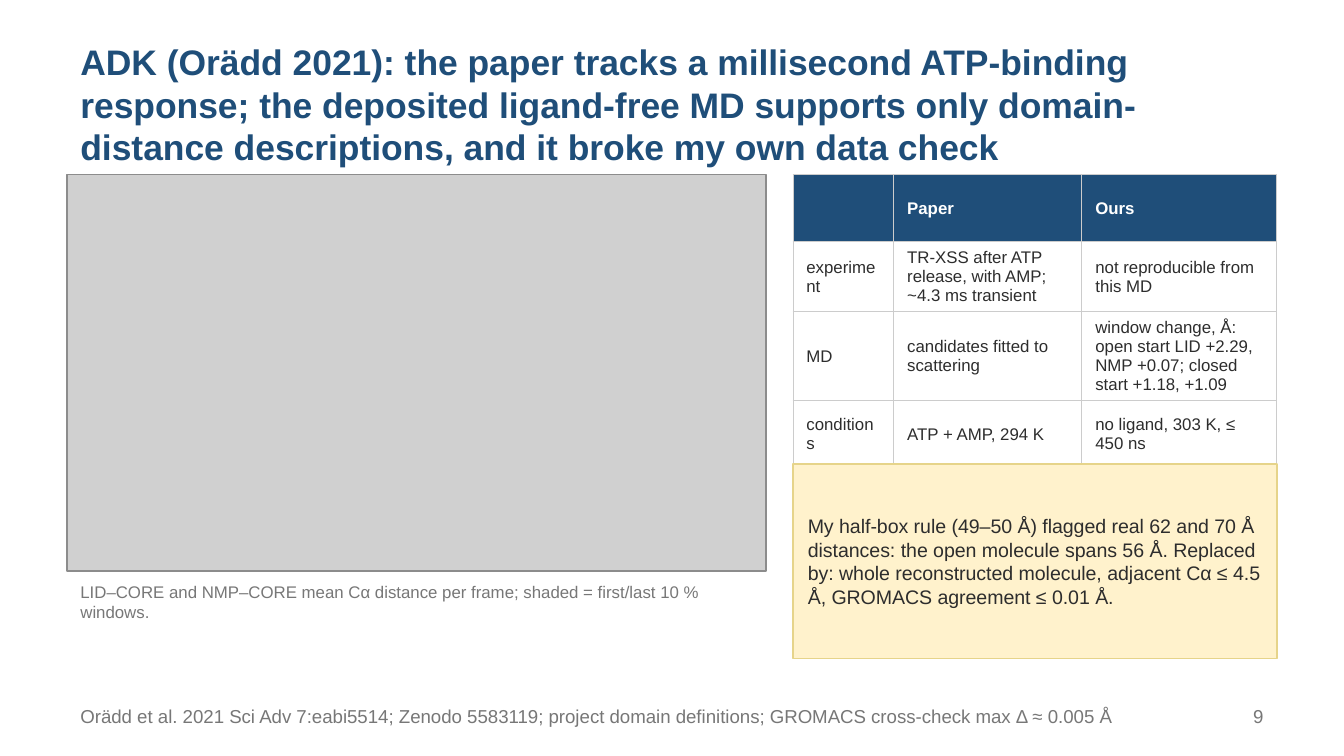
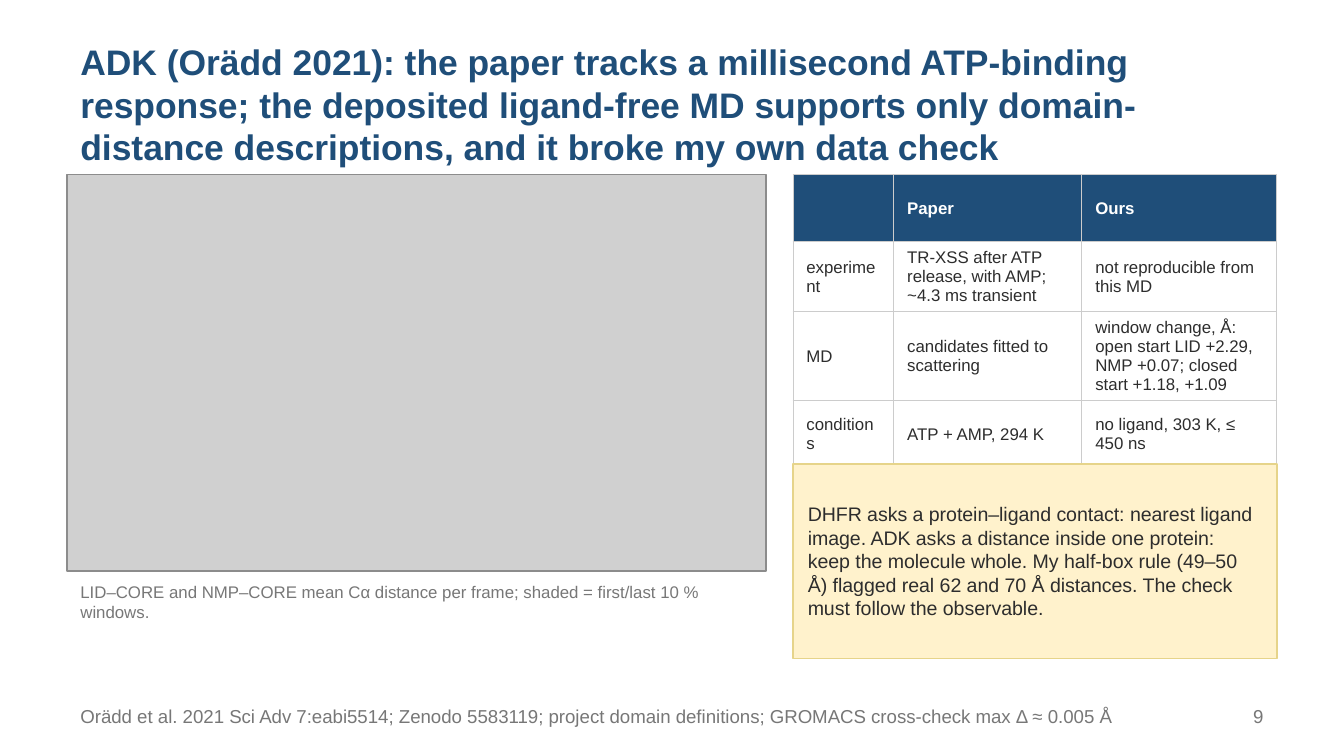
Before and after one commit to alex051107/dynamics-atlas-harness, a slide deck: slide 9 of review/rules-agent-study-20260909/development-results/SOOJUNG_DISCUSSION_20260910_EN.pptx. Drawn at 1344x756 pixels with LibreOffice and Linux fonts; fonts in the diff are those of the drawing; grey boxes stand for pictures. Boxes give left, top, right and bottom in pixels: in the first picture for what was removed or moved away, otherwise in the second. Text is boxed around its words. In the diff, an @@ line names an element or a change of style, - is before the commit and + after.

```diff
--- a/review/rules-agent-study-20260909/development-results/SOOJUNG_DISCUSSION_20260910_EN.pptx
+++ b/review/rules-agent-study-20260909/development-results/SOOJUNG_DISCUSSION_20260910_EN.pptx
@@ text at (808, 507, 1252, 615): text changed @@
-My half-box rule (49–50 Å) flagged real 62 and 70 Å distances: the open molecule spans 56 Å. Replaced by: whole reconstructed molecule, adjacent Cα ≤ 4.5 Å, GROMACS agreement ≤ 0.01 Å.
+DHFR asks a protein–ligand contact: nearest ligand image. ADK asks a distance inside one protein: keep the molecule whole. My half-box rule (49–50 Å) flagged real 62 and 70 Å distances. The check must follow the observable.
```
Also in this commit, not shown: 13 other slides changed, 2 slides added, 1 slide removed, 8 other files.
